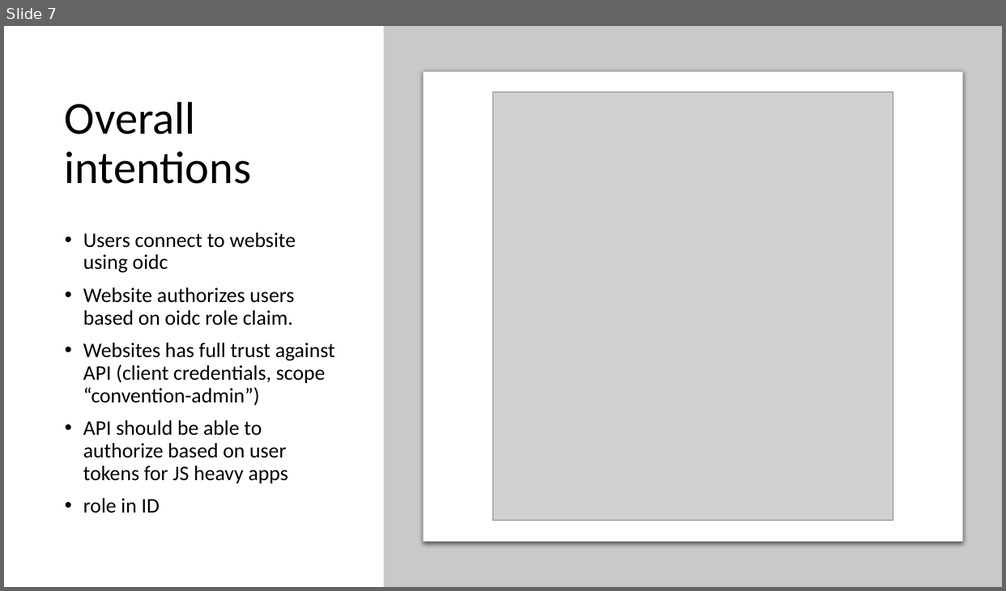
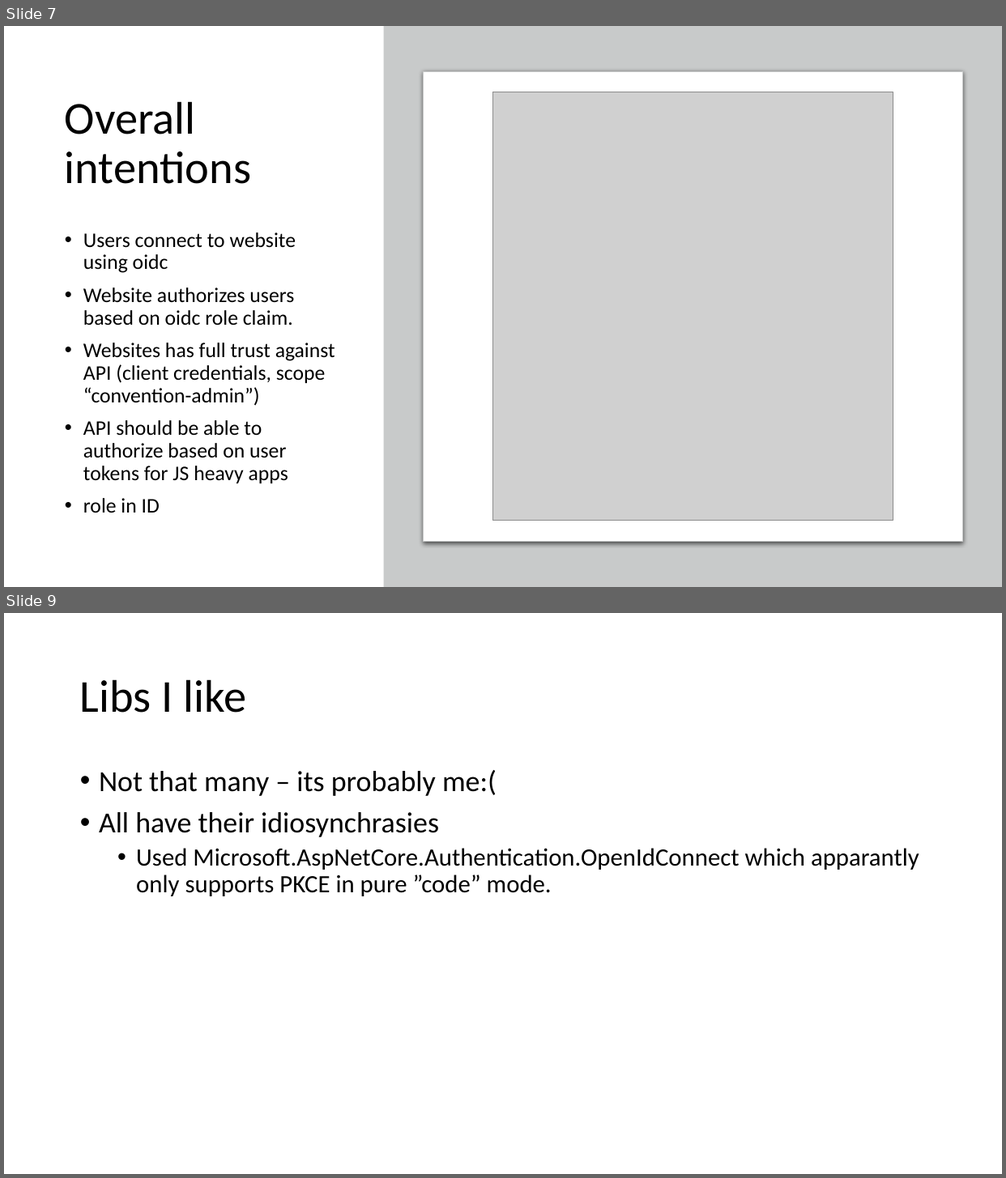
Before and after one commit to faester/booking, a slide deck: docs/presentation.pptx. Shown one above the other, each under a label of ours: slide 7 before the commit, slides 7 and 9 after it; the slides between them are not shown. The pictures are 1006x591 and 1006x1178 pixels, drawn with LibreOffice and Linux fonts; fonts in the diff are those of the drawing; grey boxes stand for pictures. Boxes give left, top, right and bottom in pixels: in the first picture for what was removed or moved away, otherwise in the second. Text is boxed around its words. In the diff, an @@ line names an element or a change of style, - is before the commit and + after.

```diff
--- a/docs/presentation.pptx
+++ b/docs/presentation.pptx
@@ slide 9 added at [4,613,1002,1174], background #FFFFFF @@
@@ title added at [80,679,247,713], 44 pt, text #000000 @@
+Libs I like
@@ text added at [99,770,919,897], 24 pt, text #000000 @@
+• Not that many – its probably me:(
+• All have their idiosynchrasies
+  • Used Microsoft.AspNetCore.Authentication.OpenIdConnect which apparantly only supports PKCE in pure ”code” mode.
```
Also in this commit, not shown: 1 slide changed, 2 other files.
